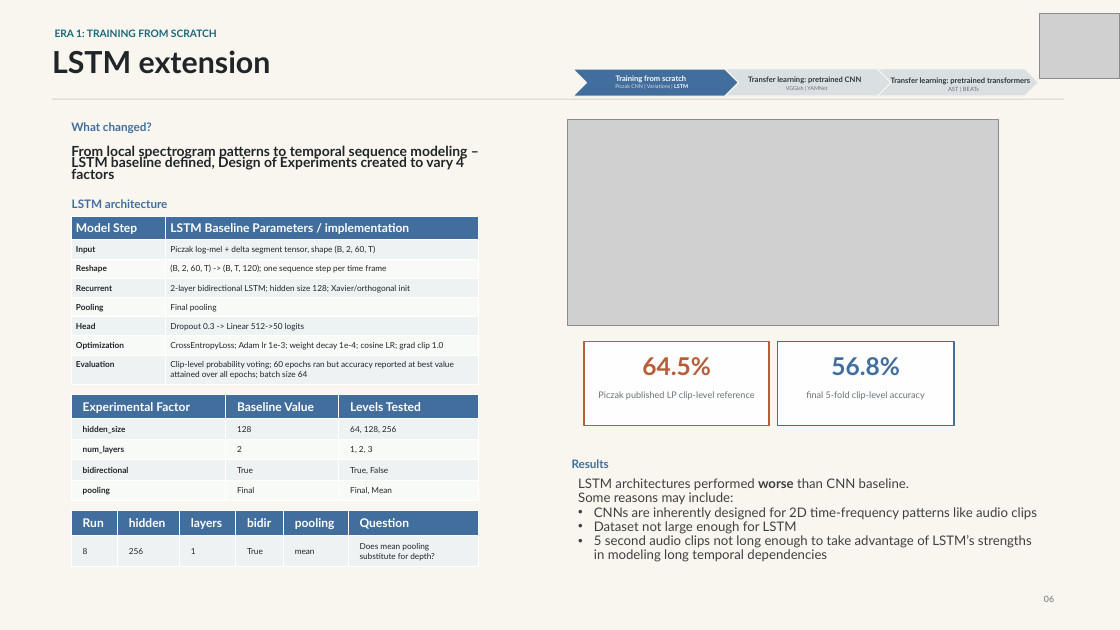
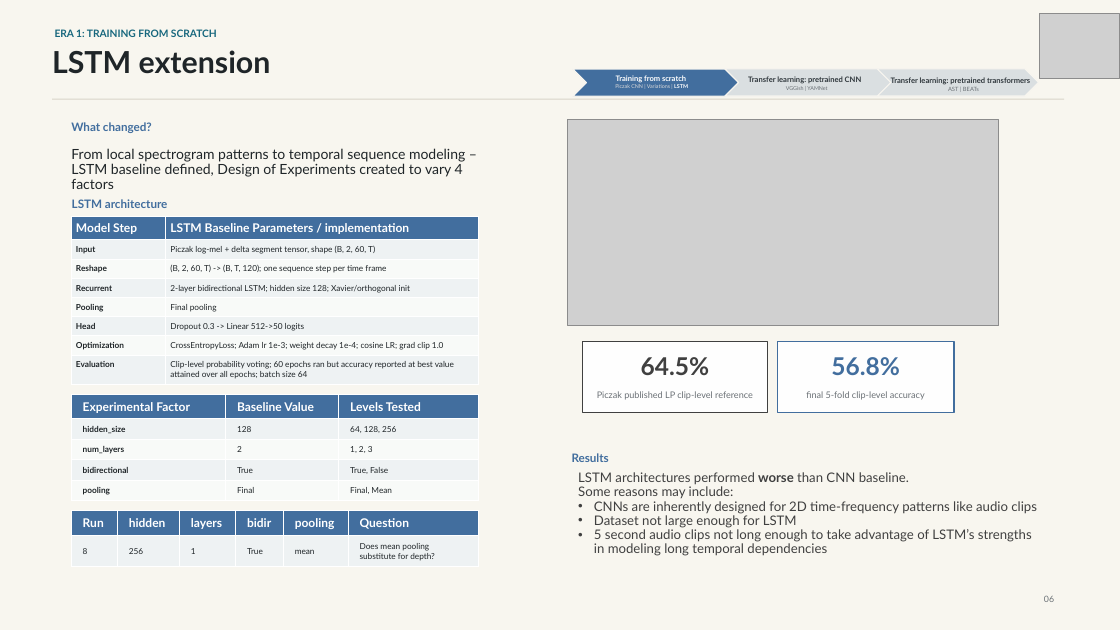
Before and after one commit to JdogLloyd1/DeepLearning5888Project, a slide deck: slide 9 of Docs/Final_Project_Presentation_Draft.pptx (slide 8 before the commit). Drawn at 1120x630 pixels with LibreOffice and Linux fonts; fonts in the diff are those of the drawing; grey boxes stand for pictures. Boxes give left, top, right and bottom in pixels: in the first picture for what was removed or moved away, otherwise in the second. Text is boxed around its words. In the diff, an @@ line names an element or a change of style, - is before the commit and + after.

```diff
--- a/Docs/Final_Project_Presentation_Draft.pptx
+++ b/Docs/Final_Project_Presentation_Draft.pptx
@@ text "From local spectrogram patterns to ..." at box(71, 148, 465, 189): size 11.9 to 12 pt, bold off; line spacing 0.7 to 0.9 @@
@@ rectangle: place and size @@
-rectangle at box(585, 342, 770, 426)
+rectangle at box(583, 342, 768, 413)
@@ rectangle at box(583, 342, 768, 413): outline #B65D3A 1.4 pt to #404040 1.4 pt @@
@@ text "64.5%" at box(641, 357, 709, 375): text colour #B65D3A to #404040 @@
@@ rectangle: place and size @@
-rectangle at box(778, 342, 954, 426)
+rectangle at box(778, 342, 954, 413)
@@ text "Results": place and size @@
-text "Results" at box(572, 459, 609, 468)
+text "Results" at box(572, 453, 609, 462)
@@ text "LSTM architectures performed worse than ...": place and size @@
-text "LSTM architectures performed worse than ..." at box(578, 478, 1037, 562)
+text "LSTM architectures performed worse than ..." at box(578, 472, 1037, 556)
```
Also in this commit, not shown: 6 other slides changed, 1 slide added.
